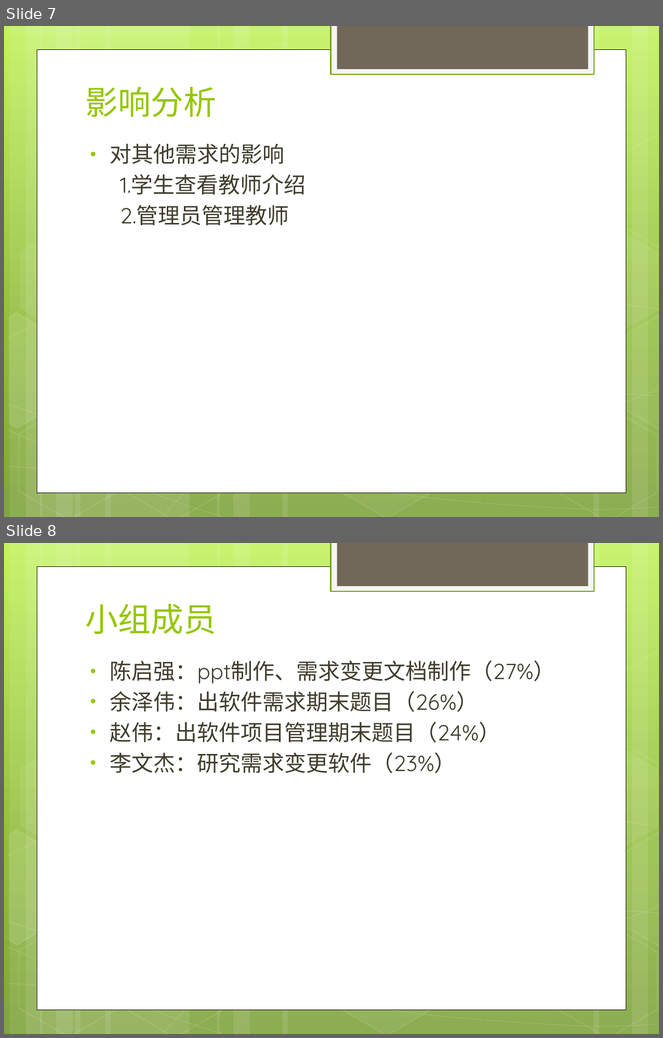
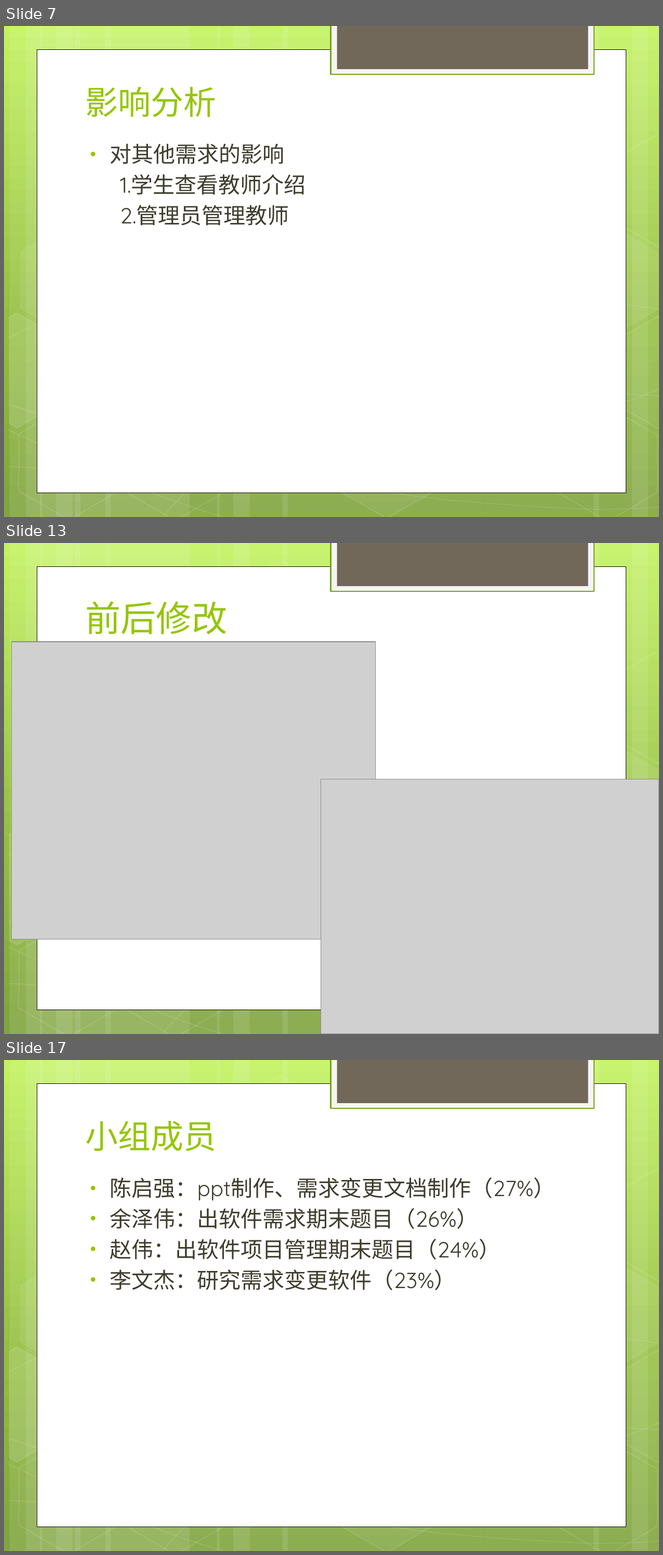
Before and after one commit to rjgcG7/SRS, a slide deck: website/受控文件/需求变更/软件需求变更.pptx. Shown one above the other, each under a label of ours: slides 7 and 8 before the commit, slides 7, 13 and 17 after it; the slides between them are not shown. The pictures are 663x1038 and 663x1555 pixels, drawn with LibreOffice and Linux fonts; fonts in the diff are those of the drawing; grey boxes stand for pictures. Boxes give left, top, right and bottom in pixels: in the first picture for what was removed or moved away, otherwise in the second. Text is boxed around its words. In the diff, an @@ line names an element or a change of style, - is before the commit and + after.

Commit message:
CCB章程、SRS、需求变更修改

```diff
--- a/website/受控文件/需求变更/软件需求变更.pptx
+++ b/website/受控文件/需求变更/软件需求变更.pptx
@@ slide 13 added at (x1=4, y1=543, x2=659, y2=1034), background gradient #C3F35F to #93BF3F to #81A53E; not listed: 30 template elements that a slide beside it also shows @@
@@ text added at (x1=85, y1=601, x2=227, y2=635), 39 pt, text #94C600 @@
+前后修改
@@ picture added at (x1=12, y1=642, x2=375, y2=939) @@
@@ picture added at (x1=321, y1=779, x2=659, y2=1034) @@
@@ what was slide 8 is now slide 17 @@
```
Also in this commit, not shown: 1 slide changed, 8 other slides added, 8 other files.
